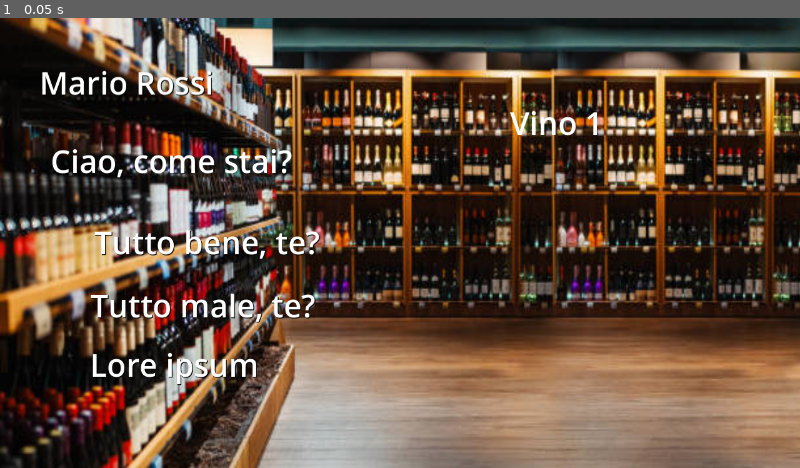
Above: before the commit, frame 1.
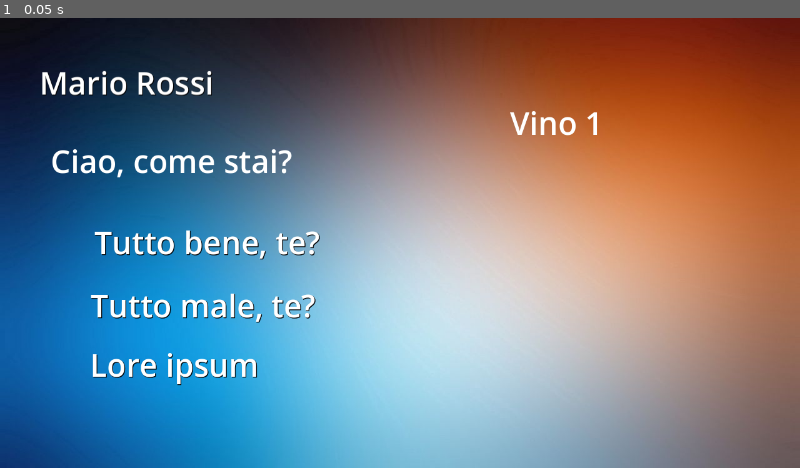
Above: after the commit, the same moment.

Repository: RodrigoLopezP/VinoDivinoGJ
Game: Godot game, scene res://scenes/vino_divino_game.tscn
The game is run twice, just before and just after one commit, with the same random seed, the same clock (stepped at 60 frames per second) and the same inputs.
Inputs:
- Up to frame 1 (0.05 s): no input

The runs differ from the first frame. In frame 1, 96% of the frame differs, in the area x 0-100%, y 0-100%.

Commit message:
refactoring - remove redundant methods add global constants add new class line_character object

Diff:
--- a/project.godot
+++ b/project.godot
@@ -15,6 +15,10 @@
 config/features=PackedStringArray("4.4", "GL Compatibility")
 config/icon="res://icon.svg"
 
+[autoload]
+
+Globals="*res://scripts/Globals.gd"
+
 [display]
 
 window/size/viewport_width=1280
--- a/scenes/vino_divino_game.tscn
+++ b/scenes/vino_divino_game.tscn
@@ -1,16 +1,15 @@
 [gd_scene load_steps=4 format=3 uid="uid://cro5hf3bpytp1"]
 
 [ext_resource type="Script" uid="uid://ba8t23k2cvjqw" path="res://scripts/vino_divino_game.gd" id="1_amf08"]
-[ext_resource type="Texture2D" uid="uid://0w6o4ot8rggg" path="res://resources/istockphoto-1998253253-612x612.jpg" id="1_rwrj8"]
+[ext_resource type="Texture2D" uid="uid://dj4scypyf2dce" path="res://resources/stains_light_color_47319_1280x720.jpg" id="2_amf08"]
 [ext_resource type="PackedScene" uid="uid://dvuefd53vf3g3" path="res://scenes/dialogue_scene.tscn" id="3_amf08"]
 
 [node name="VinoDivinoGame" type="Node2D"]
 script = ExtResource("1_amf08")
 
 [node name="SfondoPrincipale" type="TextureRect" parent="."]
-offset_right = 612.0
-offset_bottom = 295.0
-scale = Vector2(2.09627, 2.44657)
-texture = ExtResource("1_rwrj8")
+offset_right = 1280.0
+offset_bottom = 720.0
+texture = ExtResource("2_amf08")
 
 [node name="DialogueScene" parent="." instance=ExtResource("3_amf08")]
--- /dev/null
+++ b/scripts/Globals.gd
@@ -0,0 +1,7 @@
+extends Node
+
+const CHARACTERS_FILE_PATH: String = "res://resources/json/Characters.json"
+
+const CHARACTER_LINES_FILE_PATH: String = "res://resources/json/CharacterLines.json"
+
+const WINES_FILE_PATH: String = "res://resources/json/Wines.json"
--- a/scripts/dialogue_scene.gd
+++ b/scripts/dialogue_scene.gd
@@ -15,31 +15,67 @@
 
 	pass # Replace with function body.
 
+func get_customer_line_obj(customer_id:int, customer_line_id:int) -> line_character:
+	var result: line_character
+	var file = FileAccess.open(Globals.CHARACTER_LINES_FILE_PATH, FileAccess.READ)
+	if file == null:
+		print("Errore nell'apertura del file")
+
+	else:
+		var content = file.get_as_text()
+		var json_data = JSON.parse_string(content)
+
+		if json_data == null or json_data.has("CharacterLines") == false:
+			print("Errore nell'apertura del file")
+
+		else:
+			var character_lines = json_data["CharacterLines"]
+			for character_line in character_lines:
+				if character_line["id"] != customer_line_id:
+					break
+				else:
+					var line_text = character_line["line"]
+					var flags: Array = character_line["flags"]
+
+					var answers_array : Array[Answer] = []
+					for entry in character_line["answers"]:
+						var txt = entry.get("line", "")
+						var next_id = entry.get("IdNextLine", 0)
+						var answer_flags = entry.get("Requiredflags", [])
+						var ans : Answer = Answer.new(txt, next_id, answer_flags)
+						answers_array.append(ans)
+					result =  line_character.new(customer_line_id, customer_id, line_text, answers_array, flags)
+					return result
+
+	return result
+
 func set_dialogue_scenario(customer_id:int, customer_line_id:int) -> void:
+
 	var customer_name = get_customer_name(customer_id)
 	$CustomerName.text = customer_name
 
-	var customer_line = get_customer_line(customer_line_id)
-	$CustomerLine.text= customer_line
+	var customer_line_obj = get_customer_line_obj(customer_id, customer_line_id)
+	$CustomerLine.text= customer_line_obj.line_text
+	set_multiple_answers(customer_line_obj.answers)
+
 
 	var wine_list = get_wine_description(1)
 	$WineDescription.text = wine_list
-
-	var answers_raw = get_answers_for_line(customer_id)
-
-	var ansObj: Array[Answer] = answers_raw as Array[Answer]
-
-	set_multiple_answers(ansObj)
 
 	current_line_id = customer_line_id
 	current_customer_id = customer_id
 	pass
 
+func get_line_character_object(customer_id:int, line_id:int)->line_character:
+	var file = FileAccess.open(Globals.WINES_FILE_PATH, FileAccess.READ)
+
+	return
+
 func set_multiple_answers(answers) -> void:
 	print("Setting multiple answers for the line")
 
 	$CustomerLine/Answer1.text = answers[0].line
-	#$CustomerLine/Answer1.next_line_id= answers[0].id_next_line
+	$CustomerLine/Answer1.next_line_id= answers[0].id_next_line
 
 	$CustomerLine/Answer2.text = answers[1].line
 	#$CustomerLine/Answer2.next_line_id= answers[1].id_next_line
@@ -49,34 +85,8 @@
 
 	pass
 
-func get_answers_for_line(customer_line_id:int) -> Array[Answer]:
-	var file = FileAccess.open("res://resources/json/CharacterLines.json", FileAccess.READ)
-	if file:
-		var content = file.get_as_text()
-		var json_data = JSON.parse_string(content)
-
-		if json_data and json_data.has("CharacterLines"):
-			var character_lines = json_data["CharacterLines"]
-
-			for character_line in character_lines:
-				if character_line["id"] == customer_line_id:
-					var out : Array[Answer] = []
-					for entry in character_line["answers"]:
-						var txt = entry.get("line", "")
-						var next_id = entry.get("IdNextLine", 0)
-						var flags = entry.get("Requiredflags", [])
-						var ans : Answer = Answer.new(txt, next_id, flags)
-						out.append(ans)
-					return out
-		else:
-			print("JSON non valido o manca 'characters'")
-	else:
-		print("Errore nell'apertura del file")
-	var emptyArray : Array = [Answer]
-	return emptyArray
-
 func get_wine_description(wine_id:int):
-	var file = FileAccess.open("res://resources/json/Wines.json", FileAccess.READ)
+	var file = FileAccess.open(Globals.WINES_FILE_PATH, FileAccess.READ)
 	if file:
 		var content = file.get_as_text()
 		var json_data = JSON.parse_string(content)
@@ -92,8 +102,9 @@
 		print("Errore nell'apertura del file")
 	return null
 
-func get_customer_name(customer_id:int):
-	var file = FileAccess.open("res://resources/json/Characters.json", FileAccess.READ)
+func get_customer_name(customer_id:int) -> String:
+	var file = FileAccess.open(Globals.CHARACTERS_FILE_PATH, FileAccess.READ)
+
 	if file:
 		var content = file.get_as_text()
 		var json_data = JSON.parse_string(content)
@@ -108,25 +119,7 @@
 			print("JSON non valido o manca 'characters'")
 	else:
 		print("Errore nell'apertura del file")
-	return null
-
-func get_customer_line(customer_line_id:int):
-	var file = FileAccess.open("res://resources/json/CharacterLines.json", FileAccess.READ)
-	if file:
-		var content = file.get_as_text()
-		var json_data = JSON.parse_string(content)
-
-		if json_data and json_data.has("CharacterLines"):
-			var character_lines = json_data["CharacterLines"]
-
-			for character_line in character_lines:
-				if character_line["id"] == customer_line_id:
-					return character_line["line"]
-		else:
-			print("JSON non valido o manca 'characters'")
-	else:
-		print("Errore nell'apertura del file")
-	return null
+	return "NAME_NOT_FOUND"
 
 # Called every frame. 'delta' is the elapsed time since the previous frame.
 func _process(delta: float) -> void:
--- /dev/null
+++ b/scripts/objects/line_character.gd
@@ -0,0 +1,16 @@
+extends Object
+
+class_name line_character
+
+var id_line: int
+var character_id: int
+var line_text: String
+var answers: Array[Answer]
+var flags: Array
+
+func _init(_id_line:int , _character_id:int, _line: String = "" , _answer: Array = [Answer], _flags: Array =[]):
+	id_line = _id_line
+	character_id = _character_id
+	line_text = _line
+	answers = _answer.duplicate()
+	flags = _flags.duplicate()
Binary file removed: resources/istockphoto-1998253253-612x612.jpg
Binary file added: resources/stains_light_color_47319_1280x720.jpg
Not shown, changed: resources/stains_light_color_47319_1280x720.jpg.import
Not shown, added: scripts/Globals.gd.uid
Not shown, added: scripts/objects/line_character.gd.uid
Not shown, removed: resources/temp-sfondo.jfif
